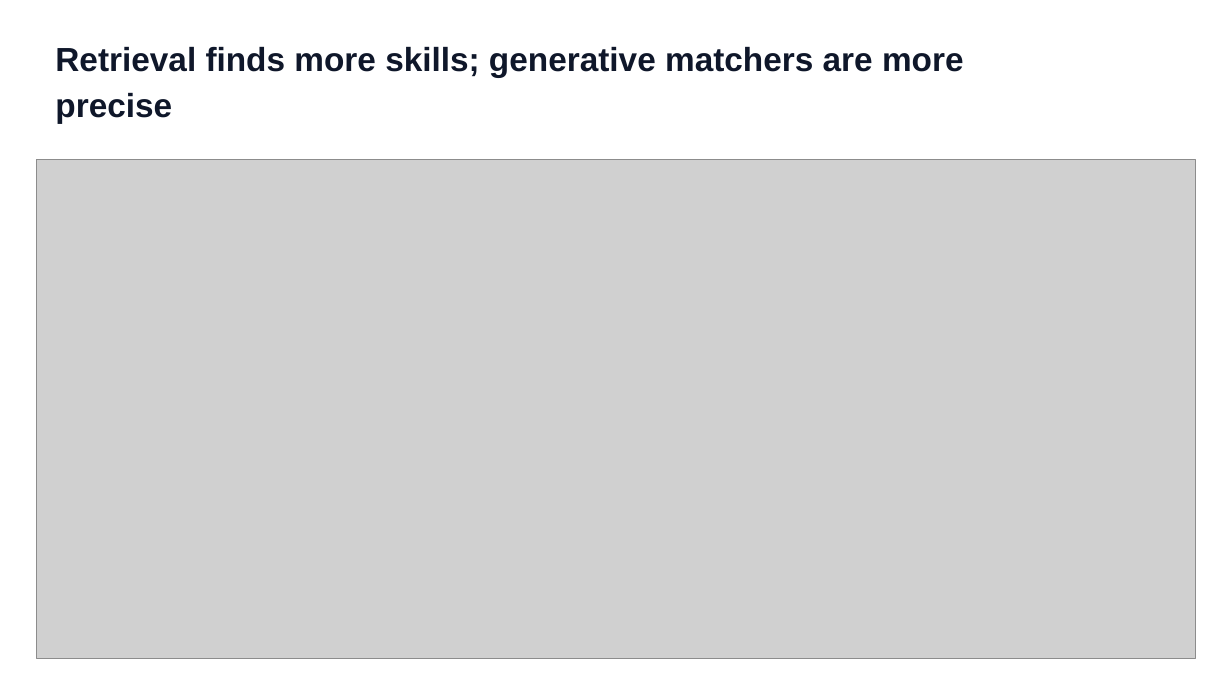
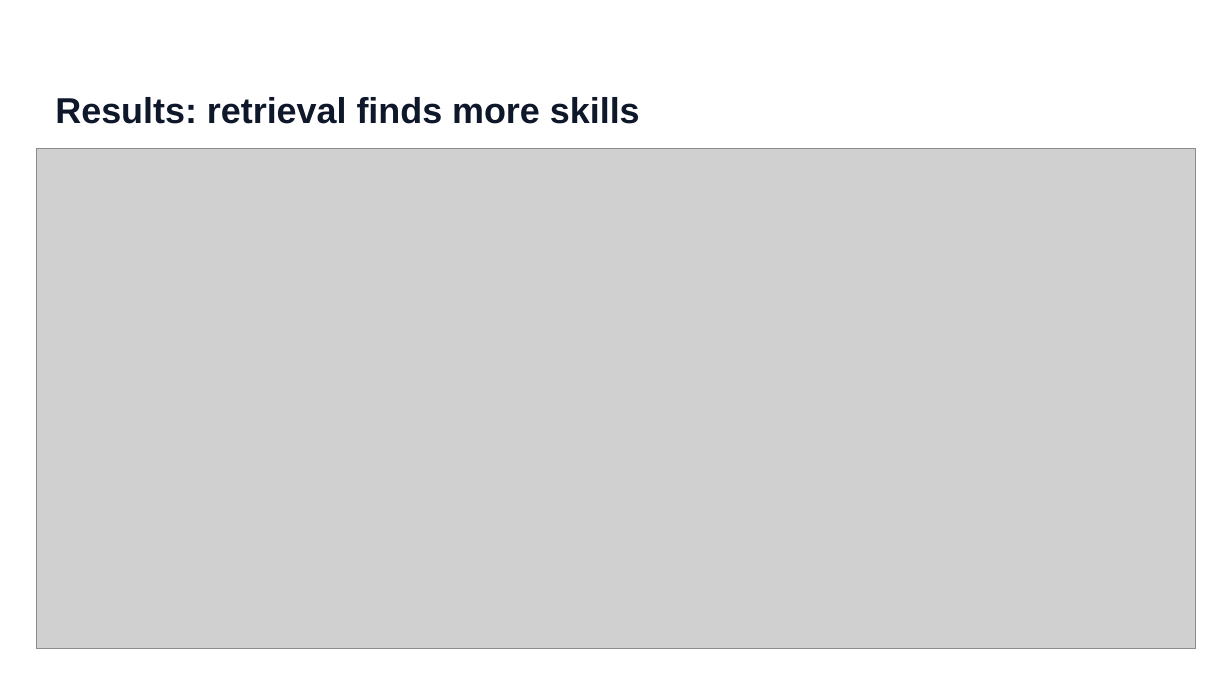
Before and after one commit to prdai/sfia-structured-skill-extraction, a slide deck: slide 9 of talk/deck/sfia-icac-2026.pptx (slide 8 before the commit). Drawn at 1232x693 pixels with LibreOffice and Linux fonts; fonts in the diff are those of the drawing; grey boxes stand for pictures. Boxes give left, top, right and bottom in pixels: in the first picture for what was removed or moved away, otherwise in the second. Text is boxed around its words. In the diff, an @@ line names an element or a change of style, - is before the commit and + after.

```diff
--- a/talk/deck/sfia-icac-2026.pptx
+++ b/talk/deck/sfia-icac-2026.pptx
@@ text at <box>55,97,640,124</box>: text changed; size 26 to 28 pt @@
-Retrieval finds more skills; generative matchers are more
-precise
+Results: retrieval finds more skills
@@ picture: place and size @@
-picture at <box>37,159,1195,659</box>
+picture at <box>37,149,1195,649</box>
```
Also in this commit, not shown: 1 other slide changed, 10 slides added, 16 slides removed, 5 other files.
